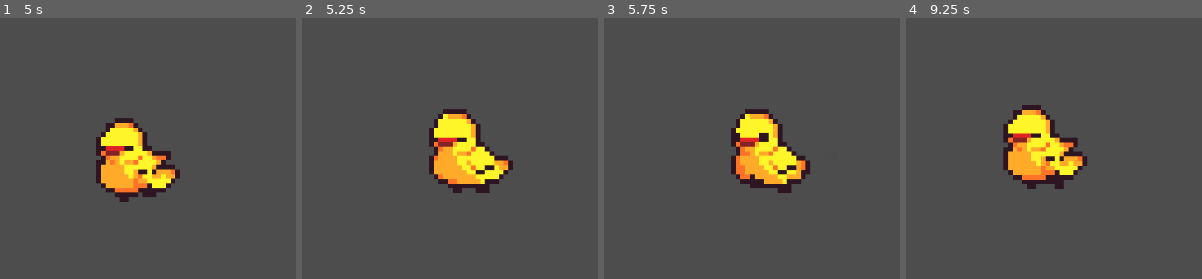
Above: before the commit, frames 1-4 (left to right).
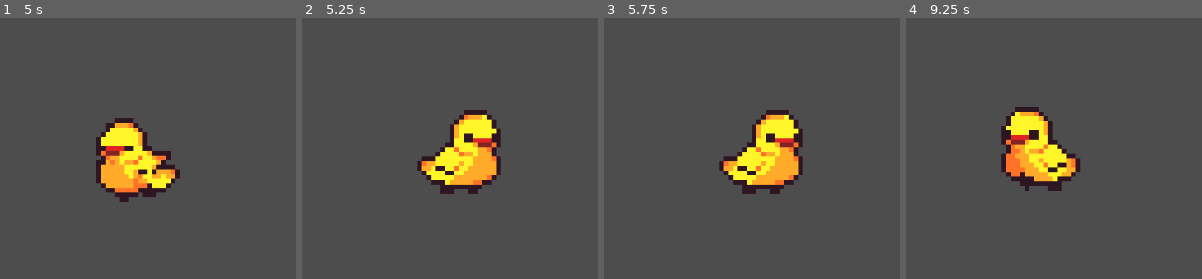
Above: after the commit, the same moments.

Repository: maa8938/DuckGun
Game: Godot game, scene res://main.tscn
Same seed, same stepped clock (60 frames per second), same inputs: the game is played once before the commit and once after it. The engine's default icon, where the game draws it, is replaced by a stand-in: a white triangle on a blue panel in a dark square.
Inputs (mouse positions are in pixels of both pictures, inside the frame that each line leads up to):
- Up to frame 1 (5 s): move the mouse to (outside the picture) at 0.52 s; click (outside the picture) at 0.6 s; move the mouse to (outside the picture) at 1.27 s; click (outside the picture) at 1.35 s; move the mouse to (207, 51) at 2.02 s; click (207, 51) at 2.1 s; move the mouse to (85, 242) at 2.77 s; click (85, 242) at 2.85 s; move the mouse to (outside the picture) at 3.52 s; click (outside the picture) at 3.6 s; move the mouse to (outside the picture) at 4.27 s; click (outside the picture) at 4.35 s
- Up to frame 2 (5.25 s): move the mouse to (467, 151) at 5.02 s; click (467, 151) at 5.1 s
- Up to frame 3 (5.75 s): no input
- Up to frame 4 (9.25 s): move the mouse to (911, 38) at 5.77 s; click (911, 38) at 5.85 s; move the mouse to (outside the picture) at 6.52 s; click (outside the picture) at 6.6 s; move the mouse to (outside the picture) at 7.27 s; click (outside the picture) at 7.35 s; move the mouse to (1113, 51) at 8.02 s; click (1113, 51) at 8.1 s; move the mouse to (991, 242) at 8.77 s; click (991, 242) at 8.85 s

Frame 1 is identical in both runs. In frame 2, 6.3% of the frame differs, in the area x 38-72%, y 34-68%; in frame 3, 6.2%; in frame 4, 3.9%.

Commit message:
quick fix deadzone

Diff:
--- a/duck.gd
+++ b/duck.gd
@@ -49,6 +49,13 @@
 		$Area2D/AnimatedSprite2D.play()
 		$Area2D/AnimatedSprite2D.flip_h = false
 
+	if (x**2 + y**2)**0.5 < 10:
+		delta_x = 0
+		delta_y = 0
+		$Area2D/AnimatedSprite2D.animation = "idle"
+		$Area2D/AnimatedSprite2D.play()
+		$Area2D/AnimatedSprite2D.flip_h = false
+
 	if not above:
 		delta_y *= -1
 
